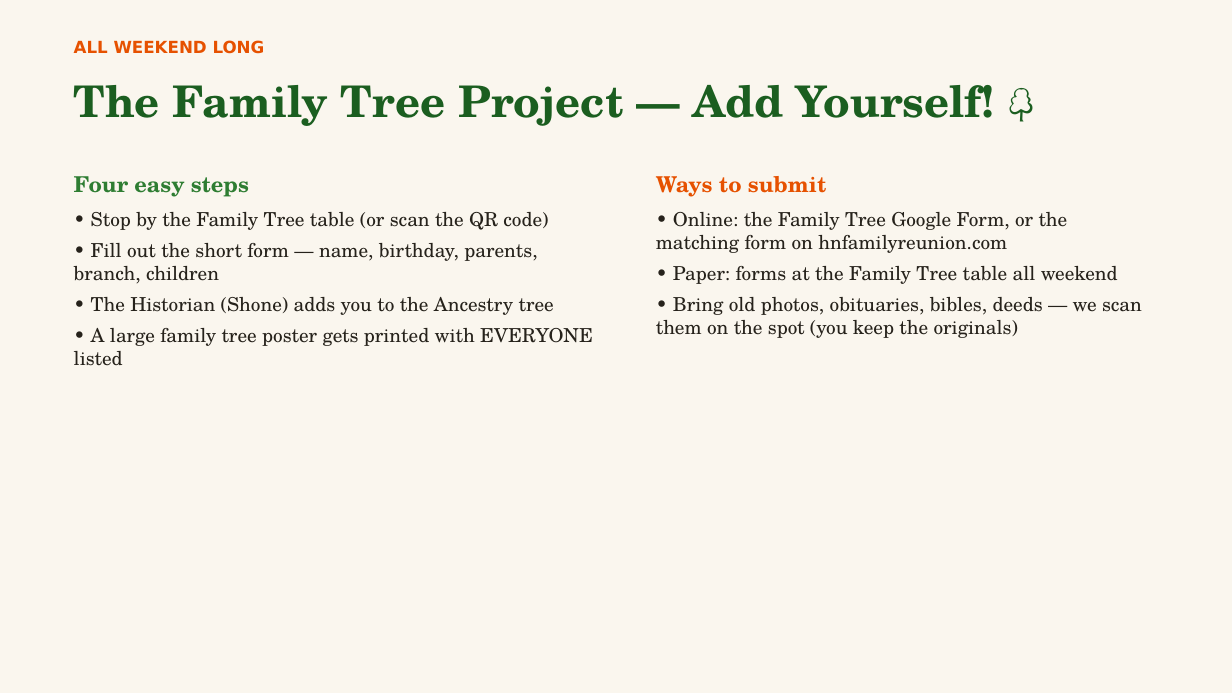
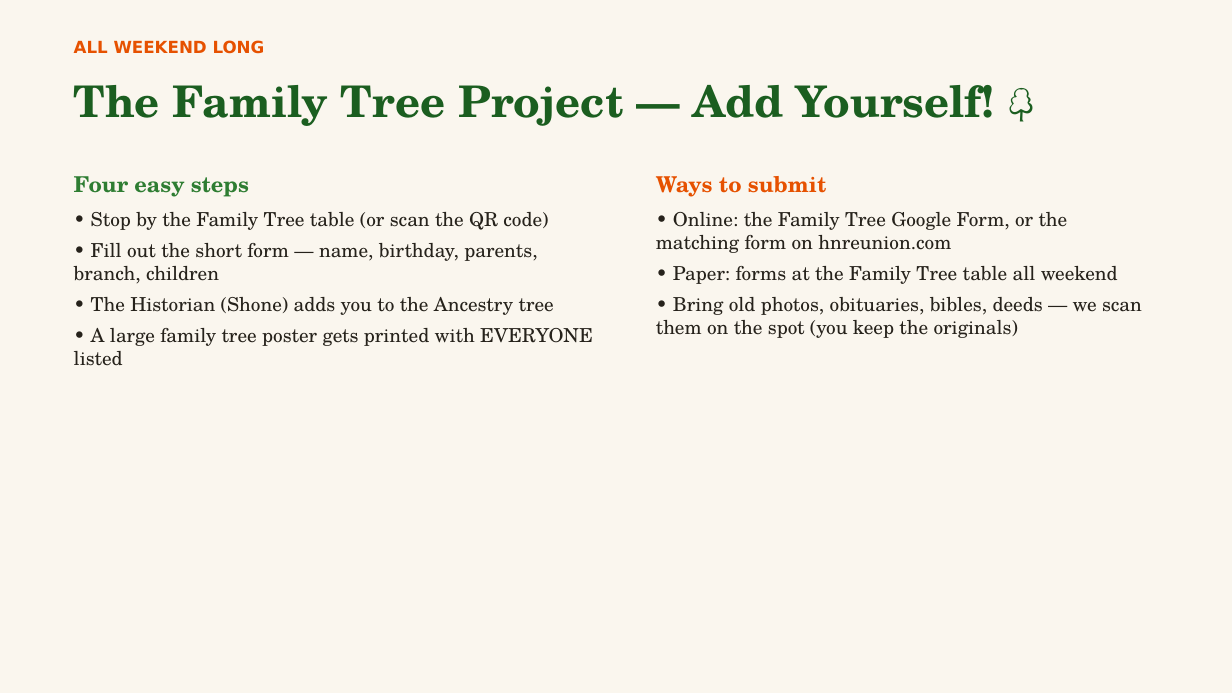
Before and after one commit to MEG-agt25/Family-Reunion, a slide deck: slide 29 of presentation/Harris-Nelson-Reunion-2026.pptx. Drawn at 1232x693 pixels with LibreOffice and Linux fonts; fonts in the diff are those of the drawing. Boxes give left, top, right and bottom in pixels: in the first picture for what was removed or moved away, otherwise in the second. Text is boxed around its words. In the diff, an @@ line names an element or a change of style, - is before the commit and + after.

```diff
--- a/presentation/Harris-Nelson-Reunion-2026.pptx
+++ b/presentation/Harris-Nelson-Reunion-2026.pptx
@@ text at <box>656,212,1068,253</box>: text changed @@
-• Online: the Family Tree Google Form, or the matching form on hnfamilyreunion.com
+• Online: the Family Tree Google Form, or the matching form on hnreunion.com
```
Also in this commit, not shown: 9 other slides changed, 9 other files.
